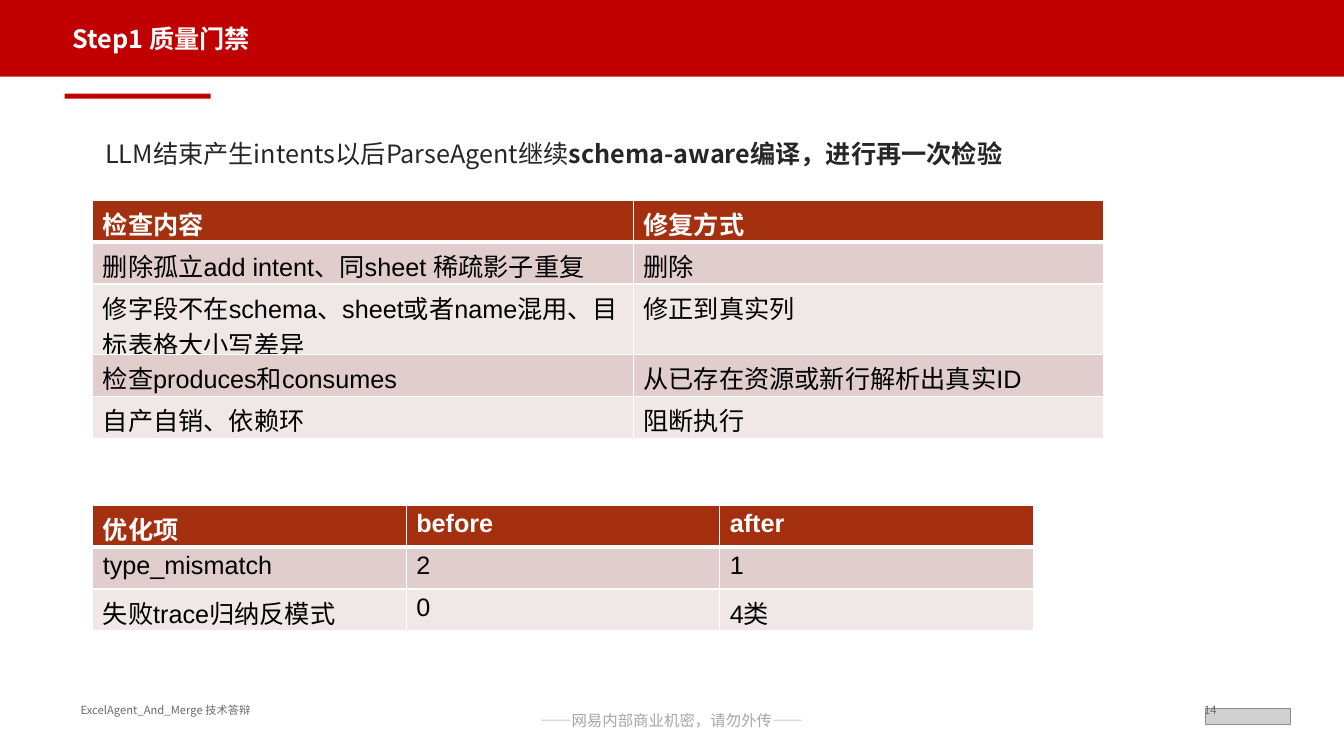
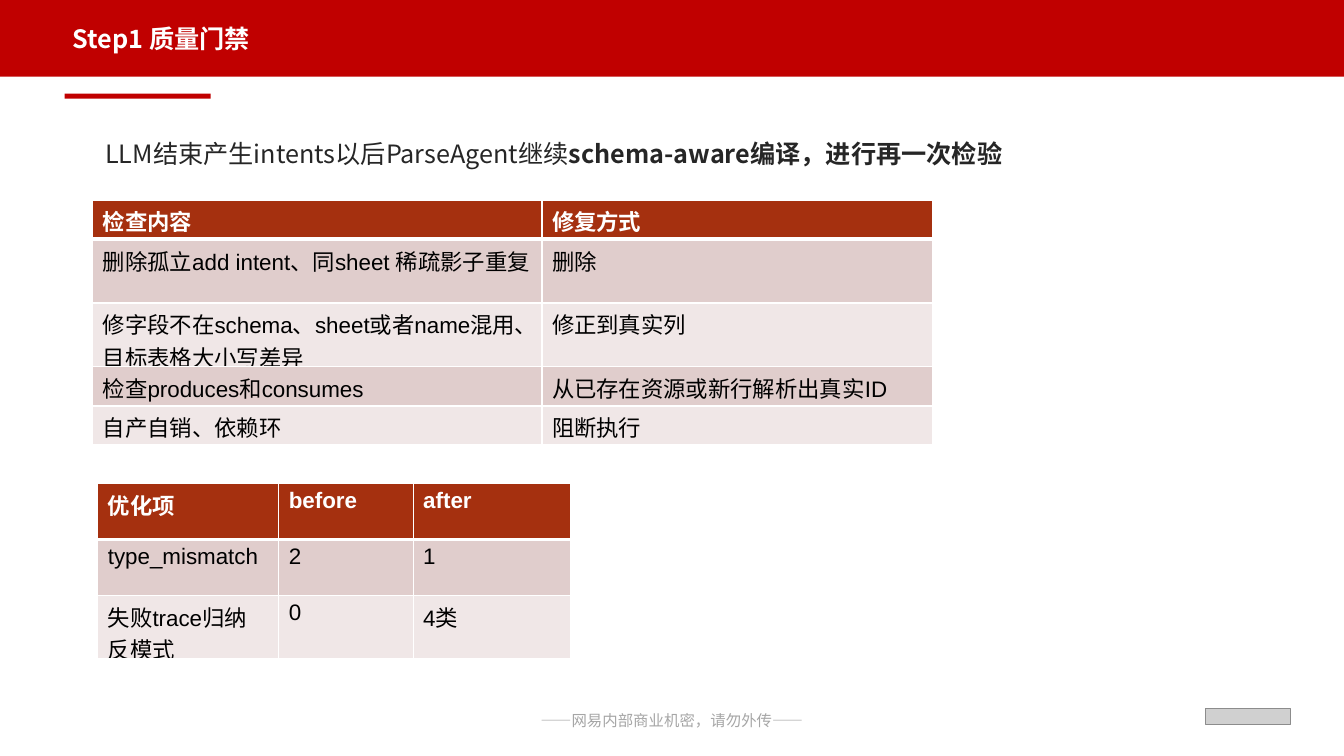
Before and after one commit to Rainwind57/ExcelAgent_And_Merge, a slide deck: slide 14 of 网易互娱通用PPT模板（含保密）_ExcelAgent答辩优化版.pptx. Drawn at 1344x756 pixels with LibreOffice and Linux fonts; fonts in the diff are those of the drawing; grey boxes stand for pictures. Boxes give left, top, right and bottom in pixels: in the first picture for what was removed or moved away, otherwise in the second. Text is boxed around its words. In the diff, an @@ line names an element or a change of style, - is before the commit and + after.

```diff
--- a/网易互娱通用PPT模板（含保密）_ExcelAgent答辩优化版.pptx
+++ b/网易互娱通用PPT模板（含保密）_ExcelAgent答辩优化版.pptx
@@ table at [93,200,934,442] @@
@@ size 18 to 16 pt @@
@@ table: place and size @@
-table at [93,200,1104,439]
+table at [93,200,934,442]
@@ table at [98,483,571,659] @@
@@ size 18 to 16 pt @@
@@ table: place and size @@
-table at [93,505,1033,631]
+table at [98,483,571,659]
@@ text removed at [81,704,250,717] @@
-ExcelAgent_And_Merge 技术答辩
@@ text removed at [1204,703,1216,718] @@
-14
```
Also in this commit, not shown: 26 other slides changed, 2 slides added, 59 slides removed, 31 other files.
